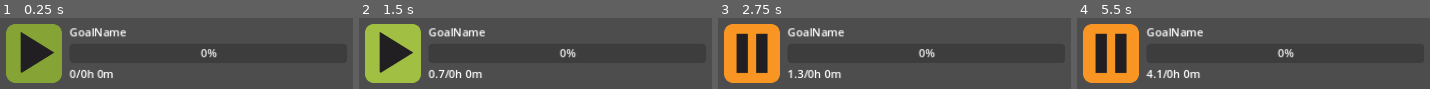
Above: before the commit, frames 1-4 (left to right).
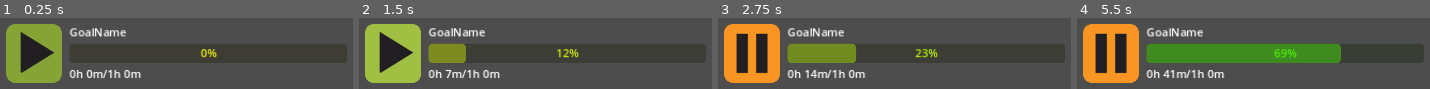
Above: after the commit, the same moments.

Repository: mathew-tran/productive
Game: Godot game, scene res://Main.tscn
Two runs of this game, one before a commit and one after it. Both use one fixed random seed, a clock stepped at 60 frames per second and the inputs below.
Inputs (mouse positions are in pixels of both pictures, inside the frame that each line leads up to):
- Up to frame 1 (0.25 s): no input
- Up to frame 2 (1.5 s): click (394, 53) at 0.5 s; click (394, 53) at 1.25 s
- Up to frame 3 (2.75 s): click (753, 53) at 2 s
- Up to frame 4 (5.5 s): tap Enter at 2.75, 4.25 s; tap Space at 3.5, 5 s

The runs differ from the first frame. In frame 1, 1.7% of the frame differs, in the area x 21-62%, y 43-85%; in frame 2, 4.7%; in frame 3, 7.5%; in frame 4, 16%, in the area x 19-75%, y 36-85%.

Commit message:
lerp color for progress

Diff:
--- /dev/null
+++ b/Scripts/Autoload/Helper.gd
@@ -0,0 +1 @@
+extends Node
--- a/Scripts/Goal.gd
+++ b/Scripts/Goal.gd
@@ -4,24 +4,55 @@
 
 @onready var GoalTitle = $HBoxContainer/VBoxContainer/GoalTitle
 @onready var HoursWorked = $HBoxContainer/VBoxContainer/HoursWorked
+@onready var CompletionProgress = $HBoxContainer/VBoxContainer/HBoxContainer/ProgressBar
 
-var Seconds = 0
-var GoalInHours = 0
+var Seconds = 0.0
+var GoalInHours = 1
 var GoalInMinutes = 0
+
+var bHasBeenCompleted = false
 
 func _ready():
 	Update()
+	Engine.time_scale = 60
+	Initialize()
+
+func Initialize():
+	CompletionProgress.min_value = 0
+
+	var seconds = 0
+	seconds += GoalInMinutes * 60
+	seconds += GoalInHours * 60 * 60
+	CompletionProgress.max_value = seconds
 
 func Update():
 	GoalTitle.text = GoalName
 	HoursWorked.text = ConvertSecondsIntoText(Seconds) + "/" + GetGoalText()
+	CompletionProgress.value = Seconds
+
+	if Seconds >= CompletionProgress.max_value:
+		HoursWorked.modulate = Color.GREEN
+	elif Seconds < CompletionProgress.max_value:
+		HoursWorked.modulate = Color.WHITE
+
+	var weight = CompletionProgress.value / CompletionProgress.max_value
+	CompletionProgress.modulate = lerp(Color.YELLOW, Color.GREEN, weight)
 
 func GetGoalText():
-	return str(GoalInHours) + "h " + str(GoalInMinutes) + "m"
+	return GetTimeText(GoalInHours, GoalInMinutes)
+
+
+func GetTimeText(hours, minutes):
+	return str(round(hours)) + "h " + str(round(minutes)) + "m"
 
 func ConvertSecondsIntoText(seconds):
 
-	var result = str(seconds).format("%0.3f")
+	if seconds == 0:
+		return GetTimeText(0, 0)
+	var hours = int(seconds / 3600)
+	var minutes = int((int(seconds) % 3600) / 60)
+
+	var result = GetTimeText(hours, minutes)
 
 	return result
 
@@ -37,5 +68,8 @@
 
 
 func _on_timer_timeout():
-	Seconds += $Timer.wait_time
+	Seconds += $Timer.wait_time * 100
+	if bHasBeenCompleted == false and Seconds >= CompletionProgress.max_value:
+		bHasBeenCompleted = true
+
 	Update()
--- a/project.godot
+++ b/project.godot
@@ -15,6 +15,10 @@
 config/features=PackedStringArray("4.2", "Forward Plus")
 config/icon="res://icon.svg"
 
+[autoload]
+
+Helper="*res://Scripts/Autoload/Helper.gd"
+
 [display]
 
 window/stretch/mode="canvas_items"
